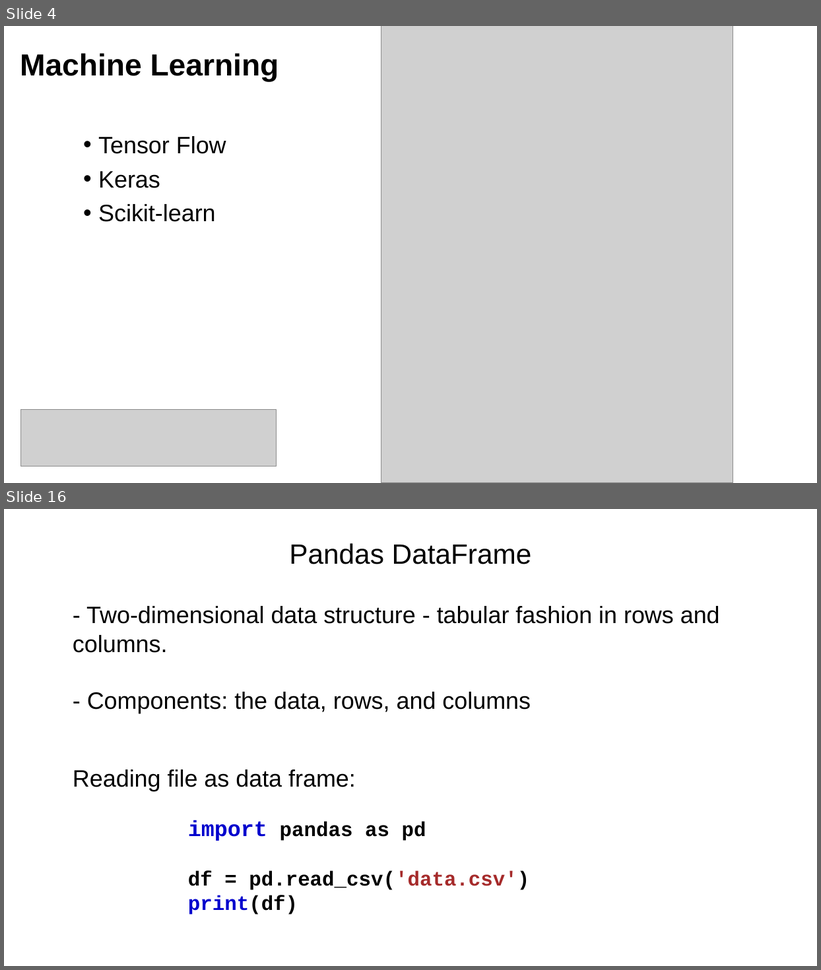
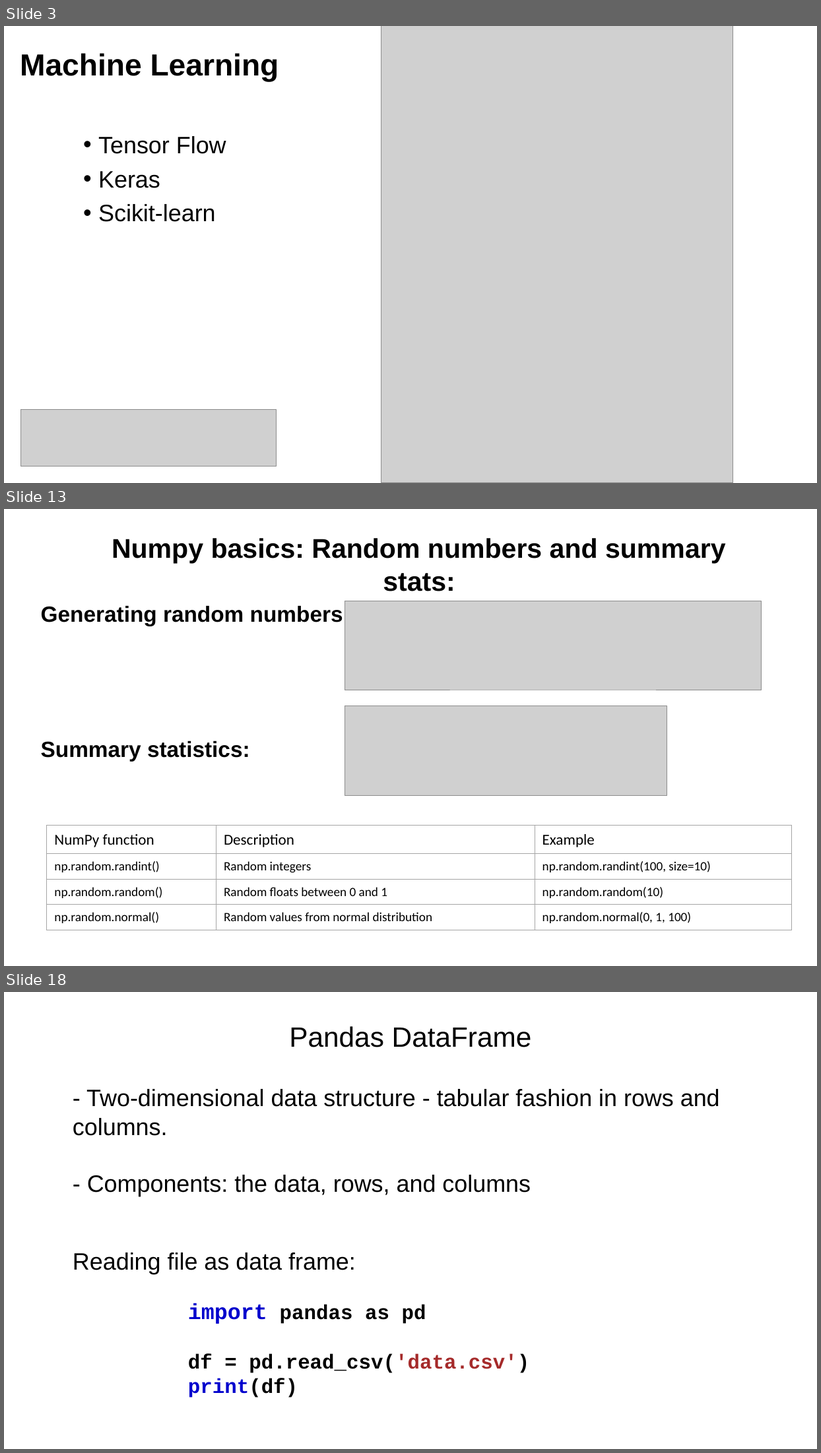
Before and after one commit to tparchman/F26_BIOL792, a slide deck: week11_python_pandas_numpyI/python11_numpy_pandas.pptx. Shown one above the other, each under a label of ours: slides 4 and 16 before the commit, slides 3, 13 and 18 after it; the slides between them are not shown. The pictures are 821x970 and 821x1453 pixels, drawn with LibreOffice and Linux fonts; fonts in the diff are those of the drawing; grey boxes stand for pictures. Boxes give left, top, right and bottom in pixels: in the first picture for what was removed or moved away, otherwise in the second. Text is boxed around its words. In the diff, an @@ line names an element or a change of style, - is before the commit and + after.

```diff
--- a/week11_python_pandas_numpyI/python11_numpy_pandas.pptx
+++ b/week11_python_pandas_numpyI/python11_numpy_pandas.pptx
@@ slide 13 added at box(4, 509, 817, 966), background #FFFFFF @@
@@ text added at box(112, 538, 726, 591), 32 pt, text #000000, bold @@
+Numpy basics: Random numbers and summary stats:
@@ text added at box(41, 605, 350, 626), 26 pt, text #000000, bold @@
+Generating random numbers:
@@ picture added at box(345, 601, 762, 690) @@
@@ picture added at box(345, 706, 667, 796) @@
@@ text added at box(41, 741, 250, 761), 26 pt, text #000000, bold @@
+Summary statistics:
@@ table added at box(47, 826, 791, 931), 4 rows, 3 columns @@
+NumPy function | Description | Example
+np.random.randint() | Random integers | np.random.randint(100, size=10)
+np.random.random() | Random floats between 0 and 1 | np.random.random(10)
+np.random.normal() | Random values from normal distribution | np.random.normal(0, 1, 100)
@@ what was slide 4 is now slide 3 @@
@@ what was slide 16 is now slide 18 @@
```
Also in this commit, not shown: 7 slides changed, 7 other slides added, 6 slides removed, 1 other file.
